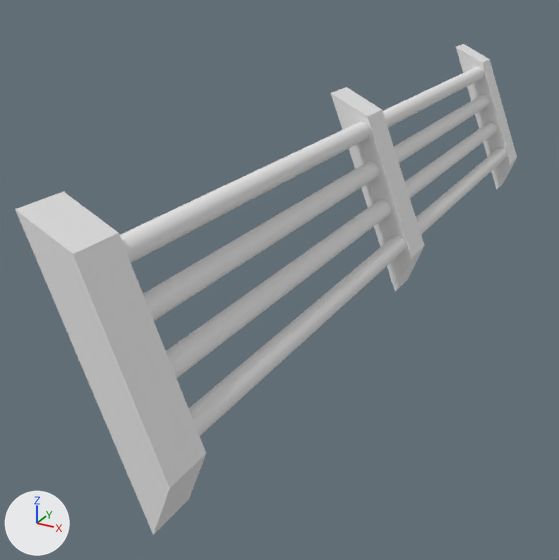
A saved change to the OBJ model assets/Tuberia/Caños y cables/Caños Segmentos/Caños_2_Mid.obj.
Before and after are seen from a 50 mm lens placed at (-0.79, -2.03, 0.52), pointed at (-3.24, 2.43, -1.71). Every picture has the same lights, and +X, +Y and +Z are marked at lower left. The picture after the commit comes second. Where no turn or scale is listed for an object, it has been applied to the vertices.

In view in the first picture: 'Caños_1', 'Cube'.
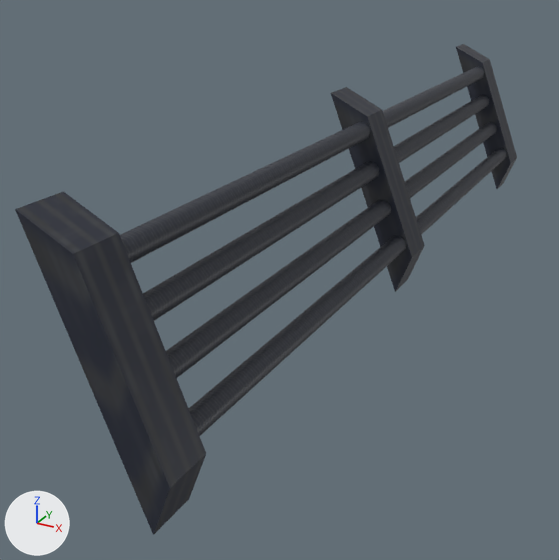
The change, as a diff of the scene's bpy script:
```diff
--- a/assets/Tuberia/Caños y cables/Caños Segmentos/Caños_2_Mid.obj.py
+++ b/assets/Tuberia/Caños y cables/Caños Segmentos/Caños_2_Mid.obj.py
@@ img_tcaño_1_png @@
+img_tcaño_1_png = load_image('tCaño_1.png', '../../../texturas/tCaño_1.png', 16, 32, 'sRGB')
@@ mat_mcables @@
+mat_mcables = principled_material('mCables')
+mat_mcables.texture = img_tcaño_1_png
@@ me_caños_1 @@
 me_caños_1.from_pydata(...)  # 64 vertices, 32 faces; spans x -2.9..-2.46, y 0.0..6.0, z -1.52..-0.61
-me_caños_1.materials.append(mat_material)  # white #e7e7e7
+me_caños_1.materials.append(mat_mcables)  # picture img_tcaño_1_png
@@ me_cube @@
 me_cube.from_pydata(...)  # 24 vertices, 18 faces; spans x -3.08..-2.42, y 0.0..5.99, z -1.82..-0.44
-me_cube.materials.append(mat_material)  # white #e7e7e7
+me_cube.materials.append(mat_mcables)  # picture img_tcaño_1_png
```

Pixel boxes (x1, y1, x2, y2) of what changed, in the pictures (559 x 560 px):
'Cube', recoloured: (15, 44, 517, 535) in both
'Caños_1', recoloured (white to black): (120, 67, 507, 436) in both
